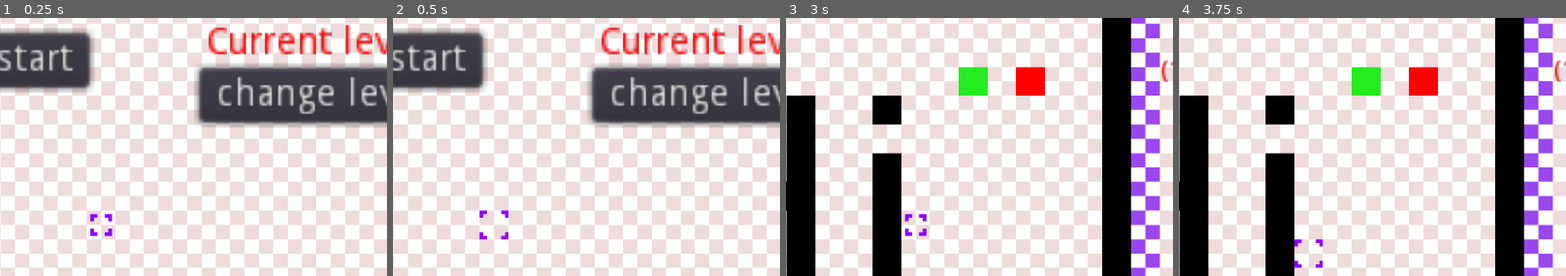
Above: before the commit, frames 1-4 (left to right).
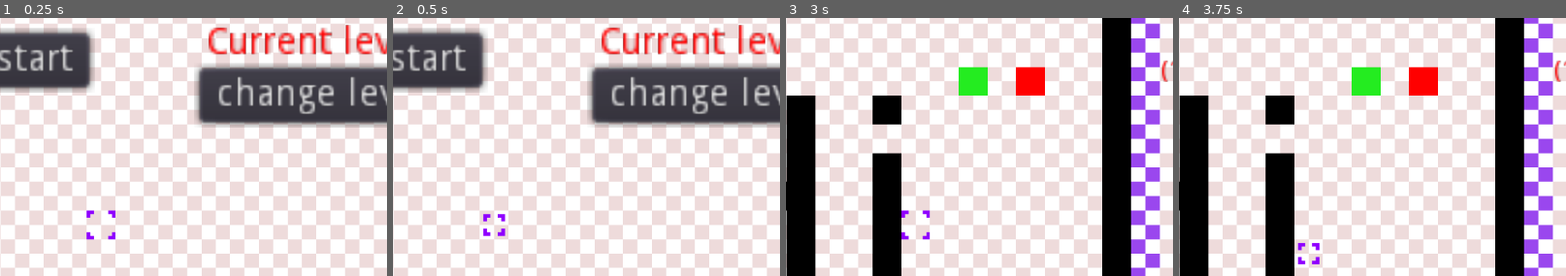
Above: after the commit, the same moments.

Repository: WIT-SCDS-F22-GAME-COOP/Zombie-Game
Game: Godot game, scene res://TSCN/Menu.tscn
Two runs of this game, one before a commit and one after it. Both use one fixed random seed, a clock stepped at 60 frames per second and the inputs below. The engine's default icon, where the game draws it, is replaced by a stand-in: a white triangle on a blue panel in a dark square.
Inputs:
- Up to frame 1 (0.25 s): no input
- Up to frame 2 (0.5 s): no input
- Up to frame 3 (3 s): click "start" at 0.5 s; click "BACK TO MENU" at 1.25 s; click "start" at 2 s; hold D (move_right) from 2.78 s (still down); tap Space (select) at 2.85 s
- Up to frame 4 (3.75 s): tap Enter at 3.5 s; release D (move_right) at 3.53 s; hold S (move_down) from 3.53 s (still down); tap Space (select) at 3.6 s
The pictures show only the part of the screen within x 22-72%, y 13-63%; the shares and areas given below are measured in that part.

The runs differ from the first frame. In frame 1, 0.4% of the frame differs, in the area x 22-30%, y 74-87%; in frame 2, 0.4%; in frame 3, 0.4%, in the area x 29-38%, y 74-87%; in frame 4, 0.4%.

Commit message:
Selection cursor

Diff:
--- a/Scripts/World.gd
+++ b/Scripts/World.gd
@@ -22,10 +22,12 @@
 		if ($ActionTile.get_cell($Cursor.tile_position.x, $Cursor.tile_position.y) != -1):
 			selected_tile_pos = $Cursor.tile_position
 			selected_tile = $ActionTile.get_cell($Cursor.tile_position.x, $Cursor.tile_position.y)
+			$SelectedCursor.position = $Cursor.position
 		elif (selected_tile != -1 && $TileMap.get_cell($Cursor.tile_position.x, $Cursor.tile_position.y) == 1):
 			$ActionTile.set_cell($Cursor.tile_position.x, $Cursor.tile_position.y, selected_tile, false,false,false, Vector2(0,0))
 			$ActionTile.set_cell(selected_tile_pos.x, selected_tile_pos.y, -1, false,false,false, Vector2(0,0))
 			selected_tile = -1
+			$SelectedCursor.position = Vector2(-256,0)
 
 
 
--- a/TSCN/Cursor.tscn
+++ b/TSCN/Cursor.tscn
@@ -28,7 +28,6 @@
 
 [node name="AnimatedSprite" type="AnimatedSprite" parent="."]
 frames = SubResource( 3 )
-frame = 1
 playing = true
 
 [node name="Area2D" type="Area2D" parent="."]
--- a/TSCN/World.tscn
+++ b/TSCN/World.tscn
@@ -1,9 +1,10 @@
-[gd_scene load_steps=9 format=2]
+[gd_scene load_steps=13 format=2]
 
 [ext_resource path="res://Graphics/placeholder_tiles.png" type="Texture" id=1]
 [ext_resource path="res://Scripts/World.gd" type="Script" id=2]
 [ext_resource path="res://TSCN/Cursor.tscn" type="PackedScene" id=3]
 [ext_resource path="res://TSCN/Character.tscn" type="PackedScene" id=4]
+[ext_resource path="res://Graphics/cursor.png" type="Texture" id=5]
 
 [sub_resource type="ConvexPolygonShape2D" id=3]
 points = PoolVector2Array( 64, 64, 0, 64, 0, 0, 64, 0 )
@@ -204,6 +205,24 @@
 3/shapes = [  ]
 3/z_index = 0
 
+[sub_resource type="AtlasTexture" id=7]
+flags = 4
+atlas = ExtResource( 5 )
+region = Rect2( 0, 0, 64, 64 )
+
+[sub_resource type="AtlasTexture" id=6]
+flags = 4
+atlas = ExtResource( 5 )
+region = Rect2( 64, 0, 64, 64 )
+
+[sub_resource type="SpriteFrames" id=8]
+animations = [ {
+"frames": [ SubResource( 7 ), SubResource( 6 ) ],
+"loop": true,
+"name": "default",
+"speed": 3.0
+} ]
+
 [node name="Node" type="Node"]
 script = ExtResource( 2 )
 
@@ -267,6 +286,12 @@
 format = 1
 tile_data = PoolIntArray( 458772, 0, 0, 458775, 1, 0, 655380, 2, 0, 655383, 3, 0 )
 
+[node name="SelectedCursor" type="AnimatedSprite" parent="."]
+modulate = Color( 0.0470588, 0.662745, 0.490196, 1 )
+position = Vector2( -256, 0 )
+frames = SubResource( 8 )
+playing = true
+
 [connection signal="pressed" from="Button" to="." method="_on_Button_pressed"]
 [connection signal="area_entered" from="Button/Area2D" to="." method="_Back_Button_Entered"]
 [connection signal="area_exited" from="Button/Area2D" to="." method="_Back_Button_Left"]
Not shown: 1 places in TSCN/Cursor.tscn that only renumber resources
